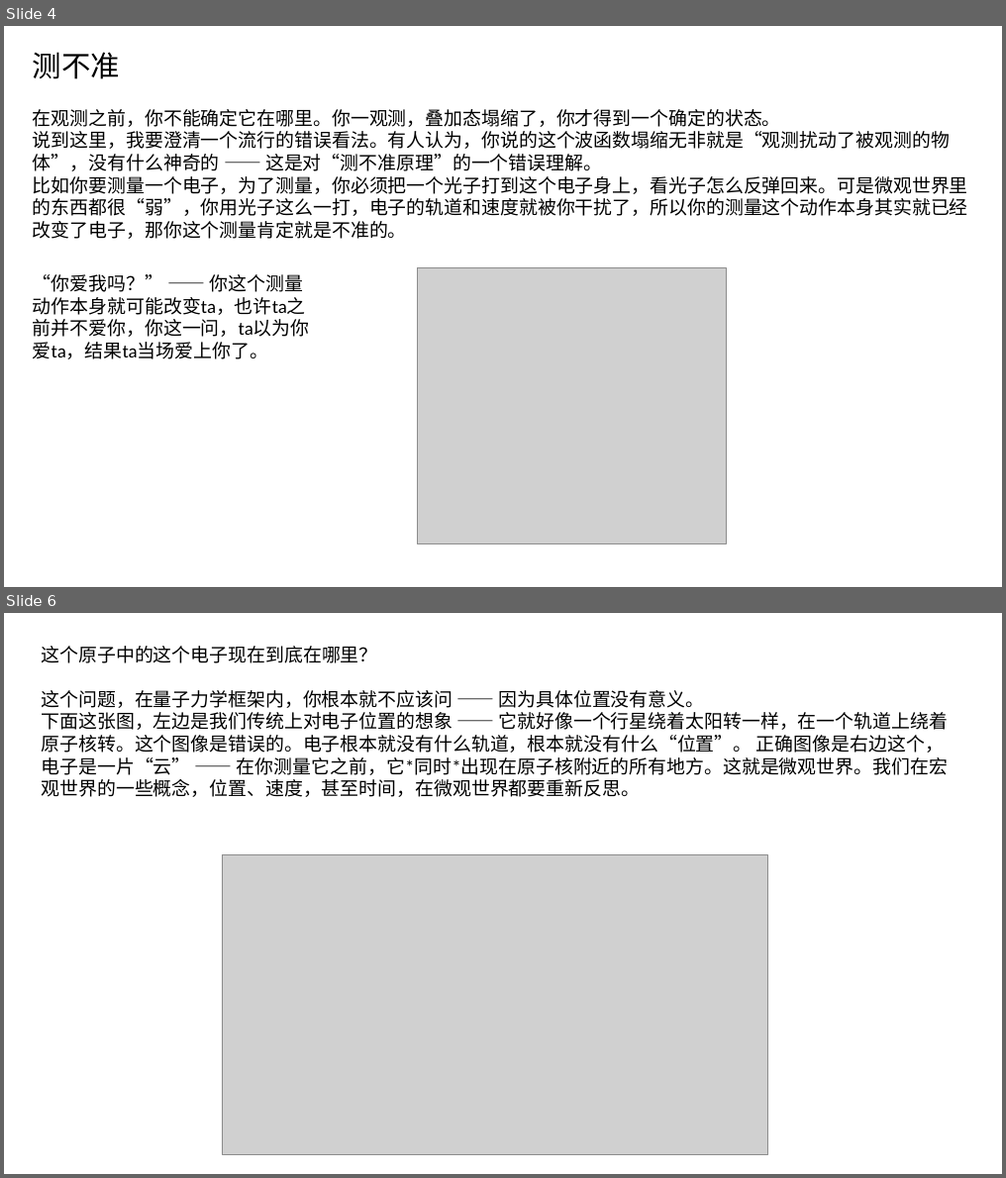
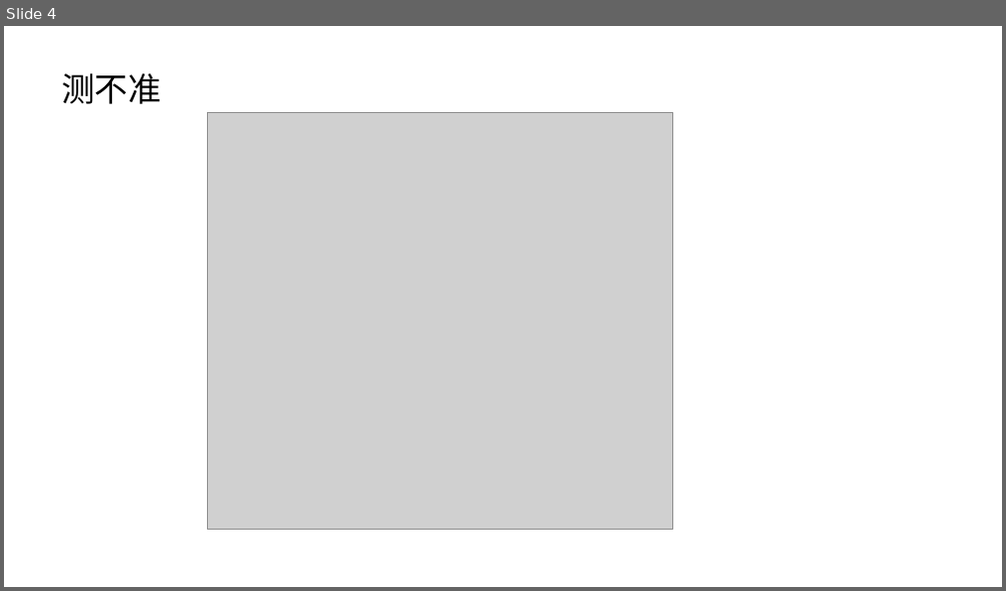
Before and after one commit to FredJiangFei/MyDocuments, a slide deck: 其他/薛定谔的猫/薛定谔的猫.pptx. Shown one above the other, each under a label of ours: slides 4 and 6 before the commit, slide 4 after it; the slides between them are not shown. The pictures are 1006x1178 and 1006x591 pixels, drawn with LibreOffice and Linux fonts; fonts in the diff are those of the drawing; grey boxes stand for pictures. Boxes give left, top, right and bottom in pixels: in the first picture for what was removed or moved away, otherwise in the second. Text is boxed around its words. In the diff, an @@ line names an element or a change of style, - is before the commit and + after.

```diff
--- a/其他/薛定谔的猫/薛定谔的猫.pptx
+++ b/其他/薛定谔的猫/薛定谔的猫.pptx
@@ slide 6 removed at box(4, 613, 1002, 1174), background #FFFFFF @@
@@ text removed at box(42, 646, 378, 663) @@
-这个原子中的这个电子现在到底在哪里？
@@ text removed at box(42, 690, 948, 797) @@
-这个问题，在量子力学框架内，你根本就不应该问 —— 因为具体位置没有意义。
-下面这张图，左边是我们传统上对电子位置的想象 —— 它就好像一个行星绕着太阳转一样，在一个轨道上绕着原子核转。这个图像是错误的。电子根本就没有什么轨道，根本就没有什么“位置”。 正确图像是右边这个，电子是一片“云” —— 在你测量它之前，它*同时*出现在原子核附近的所有地方。这就是微观世界。我们在宏观世界的一些概念，位置、速度，甚至时间，在微观世界都要重新反思。
@@ picture removed at box(222, 855, 767, 1155) @@
@@ slide 4 changed as well @@
@@ text "测不准": place and size @@
-text "测不准" at box(33, 52, 120, 79)
+text "测不准" at box(61, 74, 161, 104)
@@ text "测不准" at box(61, 74, 161, 104): size 28 to 32 pt @@
@@ text removed at box(33, 109, 968, 239) @@
-在观测之前，你不能确定它在哪里。你一观测，叠加态塌缩了，你才得到一个确定的状态。
-说到这里，我要澄清一个流行的错误看法。有人认为，你说的这个波函数塌缩无非就是“观测扰动了被观测的物体”，没有什么神奇的 —— 这是对“测不准原理”的一个错误理解。
-比如你要测量一个电子，为了测量，你必须把一个光子打到这个电子身上，看光子怎么反弹回来。可是微观世界里的东西都很“弱”，你用光子这么一打，电子的轨道和速度就被你干扰了，所以你的测量这个动作本身其实就已经改变了电子，那你这个测量肯定就是不准的。
@@ picture: place and size @@
-picture at box(417, 269, 726, 544)
+picture at box(208, 113, 673, 529)
@@ text removed at box(33, 274, 310, 360) @@
-“你爱我吗？” —— 你这个测量动作本身就可能改变ta，也许ta之前并不爱你，你这一问，ta以为你爱ta，结果ta当场爱上你了。
```
Also in this commit, not shown: 5 other slides changed, 3 slides added, 2 other slides removed, 3 other files.
